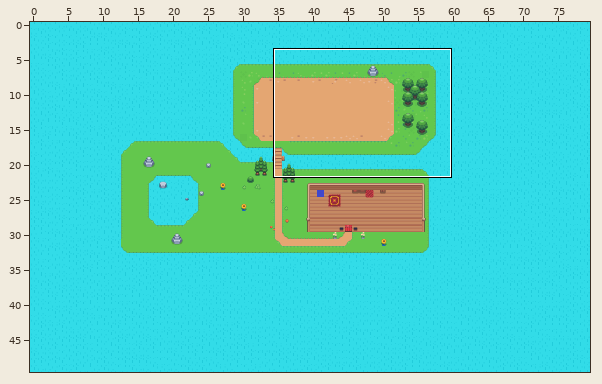
Two states of a Tiled map (JSON), resources/map/0.tmj. Above, an overview of the earlier version with the close-up marked.
Close-up. The starting point:
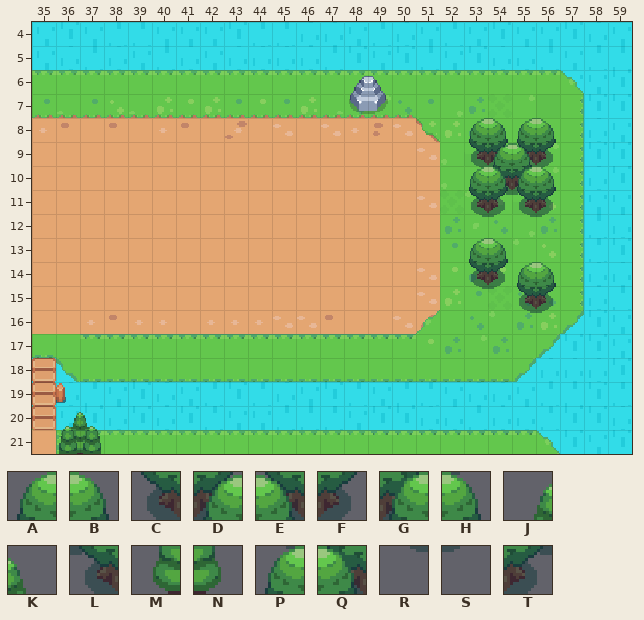
Cells are 16x16 px. Shown: x 35..59, y 4..21. The commit also changed other parts of the map, which this record leaves out.
Key: from "tilesets": A 119, B 120, C 183, D 184, E 185, F 186, G 379, H 380, J 435, K 436, L 443, M 499, N 500, P 503, Q 504, R 507, S 508, T 568.
_ is an empty cell.
Layers that did not change in this view are not listed.
Layer "tree_behind" before, first column x 35:
 4 _________________________
 5 _________________________
 6 _________________________
 7 _________________________
 8 __________________ABAB___
 9 __________________CDEF___
10 __________________PQGH___
11 __________________CTLF___
12 __________________RSRS___
13 __________________AB_____
14 __________________CFAB___
15 __________________RSCF___
16 ____________________RS___
17 _________________________
18 _________________________
19 _________________________
20 _JK______________________
21 _MN______________________
And afterwards:
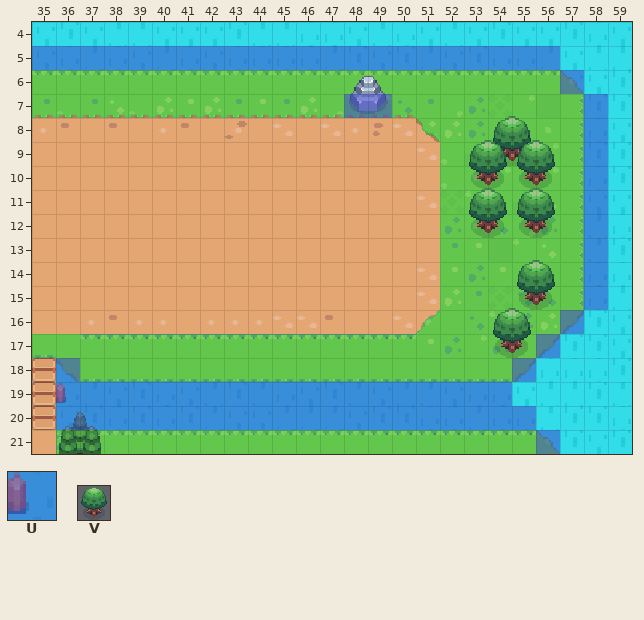
Further tiles: from "plain-color": U 0; from "trees": V 2 "tree_01_single".
Tiles of an added or newly shown layer are drawn over the layers below it.
See-through tiles are keyed as they look on the map.
Message: display individual tree with hitbox
Changes in this commit:
Changed rows in their new state; . is an unchanged cell.
Layer "tree_behind":
first column x 53:
 8 ____
 9 ____
10 ____
11 ____
12 ____
13 __..
14 ____
15 ____
16 ..__
Layer "tree_real" (added):
first column x 53:
 9 .V.
10 V.V
12 V.V
15 ..V
17 .V.
Layer "obstacles" (now shown):
first column x 35:
 5 UUUUUUUUUUUUUUUUUUUUUU..
 6 ......................U.
 7 .............UU........U
 8 .......................U
 9 .......................U
10 .......................U
11 .......................U
12 .......................U
13 .......................U
14 .......................U
15 .......................U
16 ......................U.
17 .....................U..
18 .U..................U...
19 .UUUUUUUUUUUUUUUUUUU....
20 .UUUUUUUUUUUUUUUUUUUU...
21 .....................U..
Where, in picture pixels (left, top, right, bottom), the same in both close-ups:
changed: (32, 46, 608, 454)
